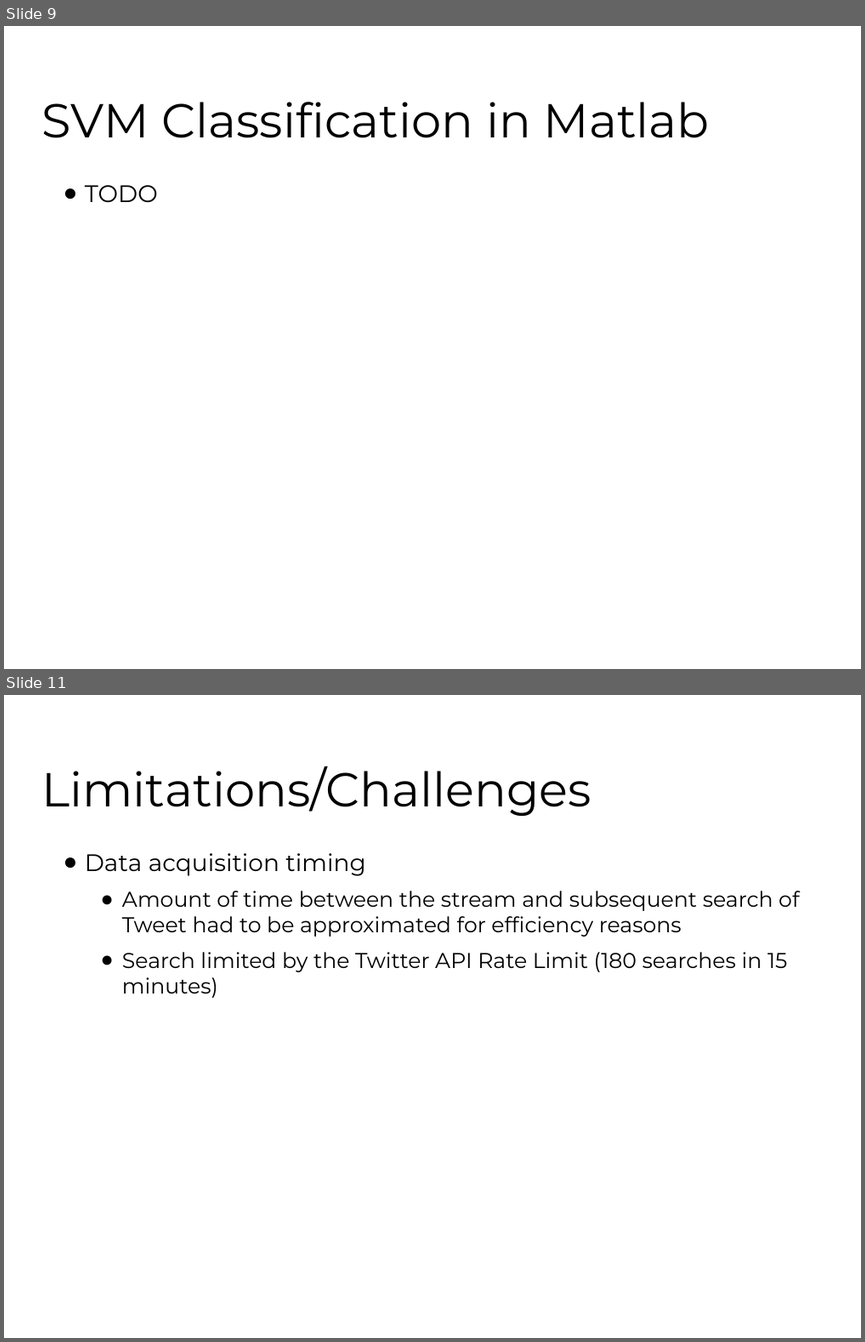
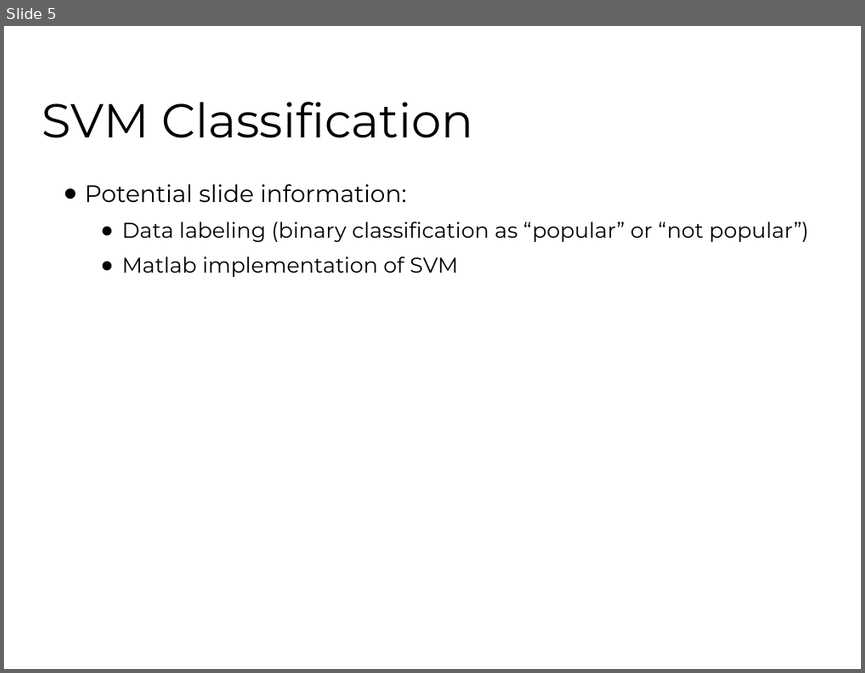
Before and after one commit to fhh23/Determining-Tweet-Popularity-via-Prediction-Methods, a slide deck: CSE881_Hormasji_Reiff_FinalProjectPresentation.pptx. Shown one above the other, each under a label of ours: slides 9 and 11 before the commit, slide 5 after it; the slides between them are not shown. The pictures are 865x1342 and 865x673 pixels, drawn with LibreOffice and Linux fonts; fonts in the diff are those of the drawing; background and template pictures are left out. Boxes give left, top, right and bottom in pixels: in the first picture for what was removed or moved away, otherwise in the second. Text is boxed around its words. In the diff, an @@ line names an element or a change of style, - is before the commit and + after.

```diff
--- a/CSE881_Hormasji_Reiff_FinalProjectPresentation.pptx
+++ b/CSE881_Hormasji_Reiff_FinalProjectPresentation.pptx
@@ slide 11 removed at (x1=4, y1=695, x2=861, y2=1338), background #FFFFFF @@
@@ title removed at (x1=41, y1=766, x2=590, y2=816) @@
-Limitations/Challenges
@@ text removed at (x1=85, y1=853, x2=799, y2=998) @@
-● Data acquisition timing
-  ● Amount of time between the stream and subsequent search of Tweet had to be approximated for efficiency reasons
-  ● Search limited by the Twitter API Rate Limit (180 searches in 15 minutes)
@@ what was slide 9 is now slide 5 @@
@@ slide 5 changed as well @@
@@ title at (x1=41, y1=102, x2=473, y2=138): text changed @@
-SVM Classification in Matlab
+SVM Classification
@@ text at (x1=85, y1=184, x2=808, y2=277): text changed; size 20 to 18 pt @@
-● TODO
+● Potential slide information:
+  ● Data labeling (binary classification as “popular” or “not popular”)
+  ● Matlab implementation of SVM
```
Also in this commit, not shown: 4 other slides changed, 1 slide added, 7 other slides removed.
